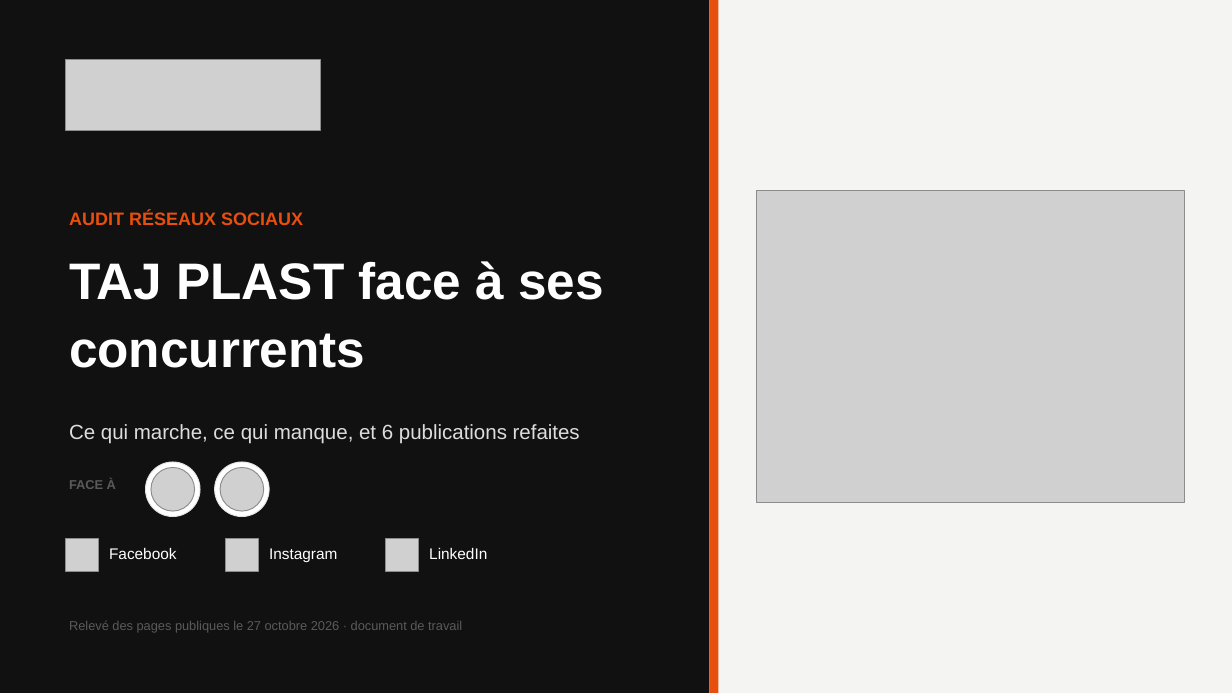
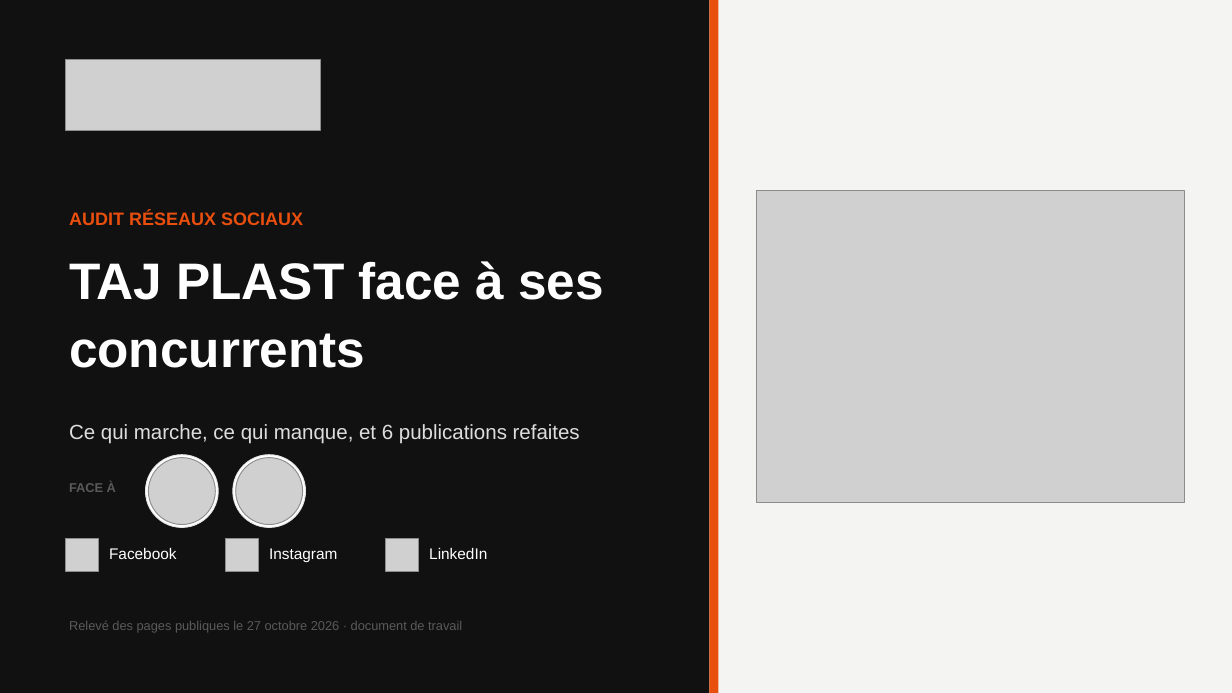
Before and after one commit to leslita06/fatima-unifood-fictif, a slide deck: slide 1 of tmp-tj/261028_tajplast_audit-reseaux-sociaux_v2.pptx. Drawn at 1232x693 pixels with LibreOffice and Linux fonts; fonts in the diff are those of the drawing; grey boxes stand for pictures. Boxes give left, top, right and bottom in pixels: in the first picture for what was removed or moved away, otherwise in the second. Text is boxed around its words. In the diff, an @@ line names an element or a change of style, - is before the commit and + after.

```diff
--- a/tmp-tj/261028_tajplast_audit-reseaux-sociaux_v2.pptx
+++ b/tmp-tj/261028_tajplast_audit-reseaux-sociaux_v2.pptx
@@ text "FACE À": place and size @@
-text "FACE À" at (69, 478, 116, 489)
+text "FACE À" at (69, 483, 116, 492)
@@ ellipse: place and size @@
-ellipse at (145, 462, 200, 517)
+ellipse at (145, 455, 218, 528)
@@ picture: place and size @@
-picture at (151, 468, 194, 511)
+picture at (149, 457, 215, 524)
@@ ellipse: place and size @@
-ellipse at (214, 462, 269, 517)
+ellipse at (233, 455, 306, 528)
@@ picture: place and size @@
-picture at (220, 468, 263, 511)
+picture at (236, 457, 302, 524)
```
Also in this commit, not shown: 2 other slides changed.
